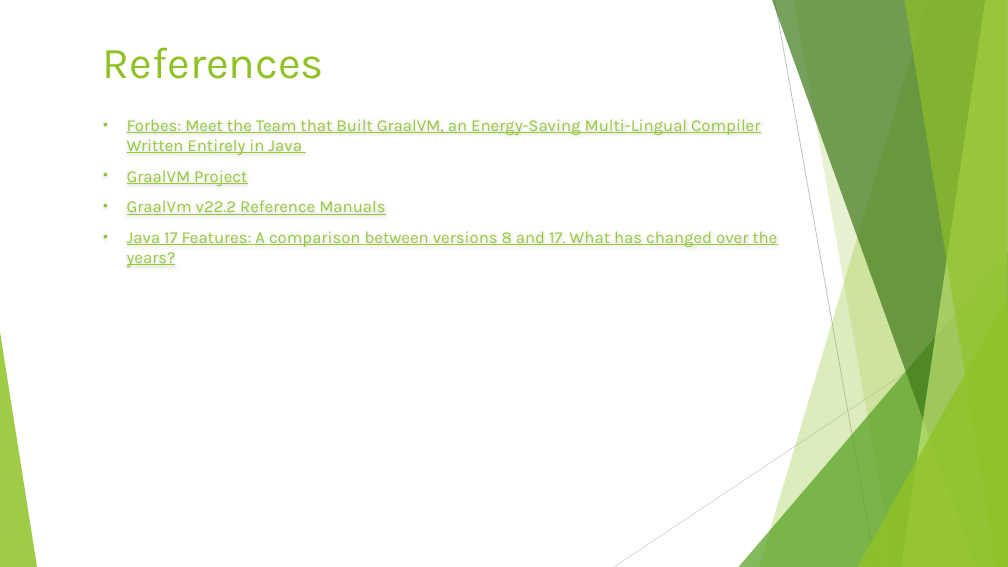
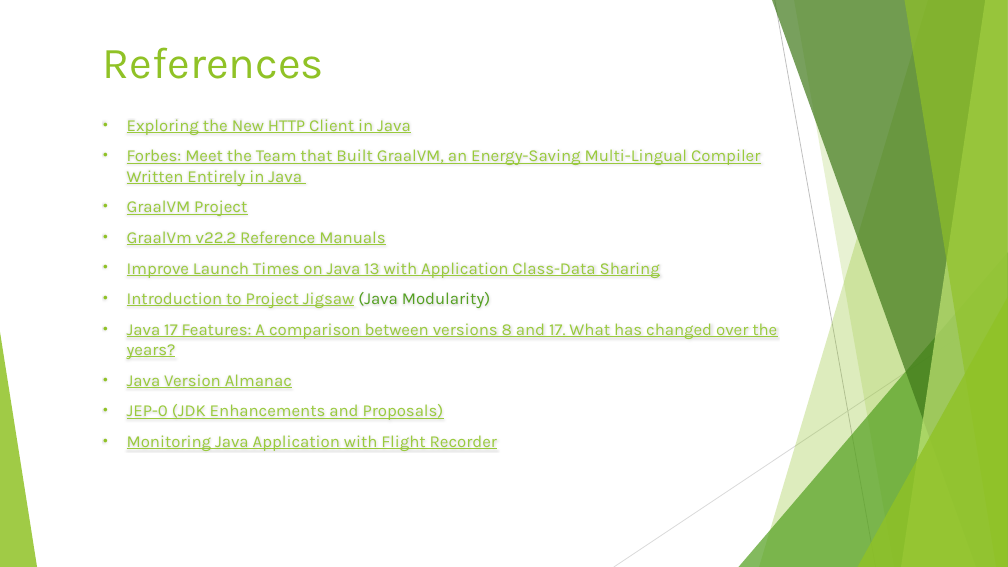
Before and after one commit to Rohan427/Qpid4Graal, a slide deck: slide 22 of doc/reference/Java_17 _Upgrade.pptx (slide 9 before the commit). Drawn at 1008x567 pixels with LibreOffice and Linux fonts; fonts in the diff are those of the drawing. Boxes give left, top, right and bottom in pixels: in the first picture for what was removed or moved away, otherwise in the second. Text is boxed around its words. In the diff, an @@ line names an element or a change of style, - is before the commit and + after.

Commit message:
Java 17 Upgrade PPT v2

```diff
--- a/doc/reference/Java_17 _Upgrade.pptx
+++ b/doc/reference/Java_17 _Upgrade.pptx
@@ text at box(127, 119, 411, 135): paragraph added @@
+• Exploring the New HTTP Client in Java
@@ text at box(127, 262, 660, 308): paragraphs added @@
+• Improve Launch Times on Java 13 with Application Class-Data Sharing
+• Introduction to Project Jigsaw (Java Modularity)
@@ text at box(127, 374, 497, 451): paragraphs added @@
+• Java Version Almanac
+• JEP-0 (JDK Enhancements and Proposals)
+• Monitoring Java Application with Flight Recorder
```
Also in this commit, not shown: 2 other slides changed, 13 slides added, 1 other file.
